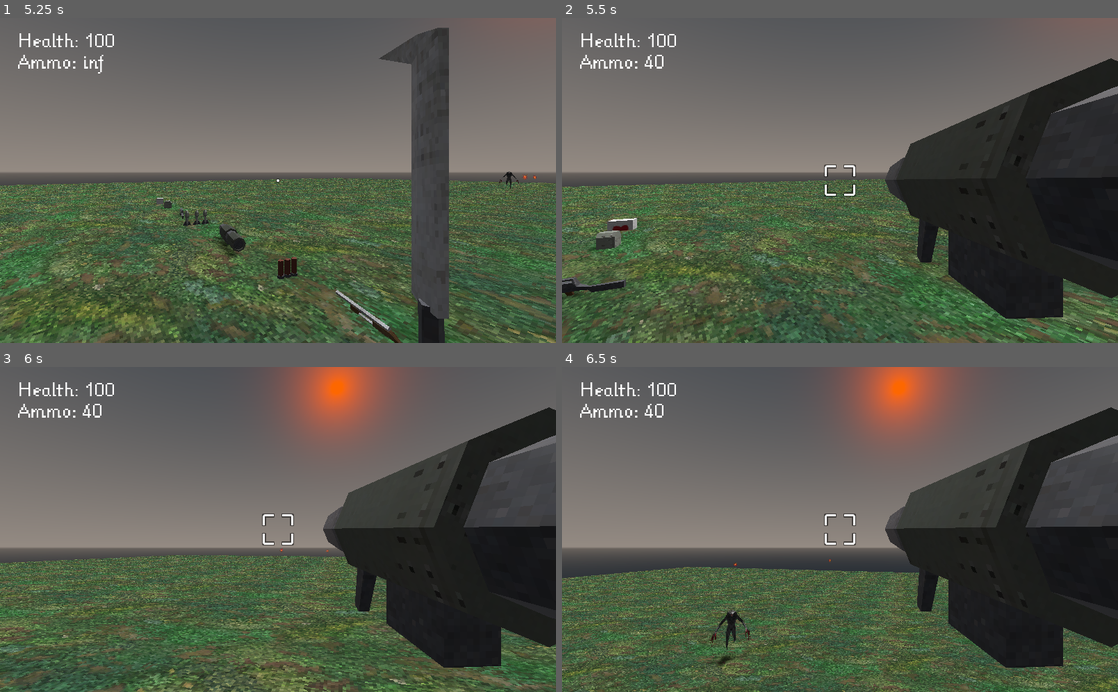
Above: before the commit, frames 1-4 (two rows, left to right).
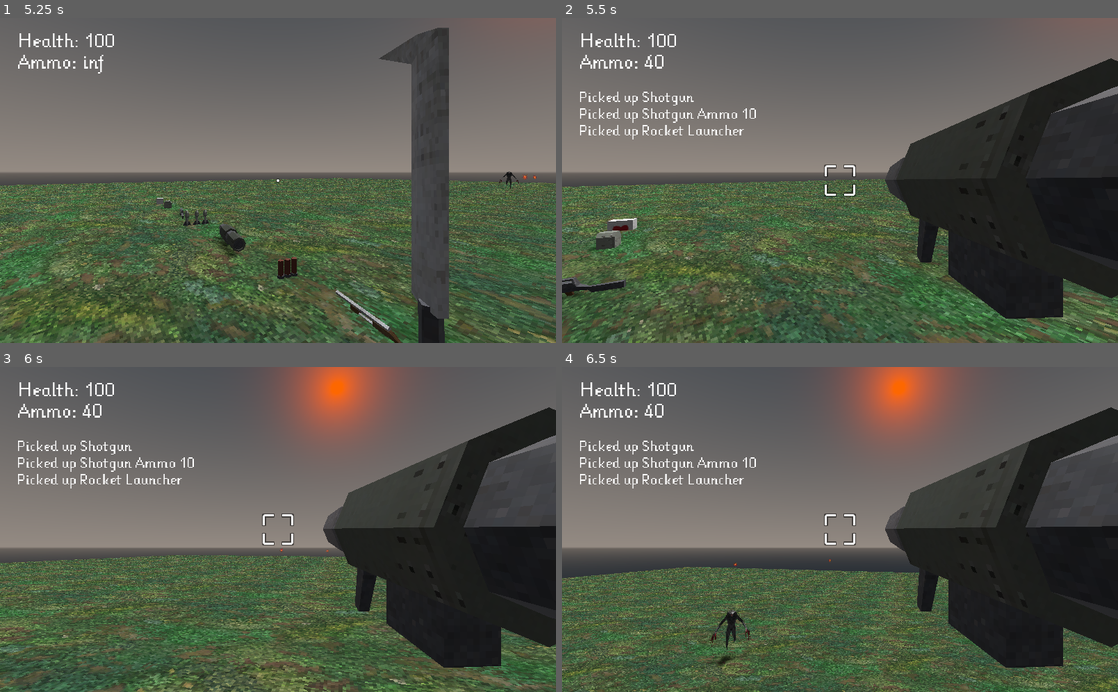
Above: after the commit, the same moments.

Repository: ikilinc1/-Godot-Engine-Retro-3D-FPS
Game: Godot game, scene res://World.tscn
The game is run twice, just before and just after one commit, with the same random seed, the same clock (stepped at 60 frames per second) and the same inputs.
Inputs (mouse positions are in pixels of both pictures, inside the frame that each line leads up to):
- Up to frame 1 (5.25 s): tap Enter at 0.5 s; move the mouse to (272, 187) at 0.52 s; press the mouse at (272, 187) at 0.53 s; hold W (move_forwards) 0.53-2.78 s; tap Space (jump) at 0.77, 1.52, 3.02, 3.77, 4.52 s; move the mouse to (316, 183) at 1.27 s; release the mouse at (316, 183) at 1.28 s; tap 1 at 1.35 s; move the mouse to (233, 177) at 2.02 s; tap 2 at 2.1 s; move the mouse to (283, 180) at 2.77 s; hold A (move_left) 2.78-3.53 s; tap 3 at 2.85 s; move the mouse to (255, 174) at 3.52 s; hold W (move_forwards) from 3.53 s (still down); tap 4 at 3.6 s; move the mouse to (305, 180) at 4.27 s; tap 5 at 4.35 s; tap R (restart) at 5 s; move the mouse to (250, 180) at 5.02 s; tap 6 at 5.1 s
- Up to frame 2 (5.5 s): keep holding W (move_forwards)
- Up to frame 3 (6 s): move the mouse to (289, 523) at 5.77 s; release W (move_forwards) at 5.78 s; hold D (move_right) from 5.78 s (still down); tap 7 at 5.85 s
- Up to frame 4 (6.5 s): keep holding D (move_right); tap Space (jump) at 6.02 s

Frame 1 is identical in both runs. In frame 2, 0.7% of the frame differs, in the area x 3-35%, y 22-38%; in frame 3, 0.7%; in frame 4, 0.7%.

Commit message:
added pickup info ui

Diff:
--- /dev/null
+++ b/Retro-3D-FPS/characters/player/PickupInfo.gd
@@ -0,0 +1,36 @@
+extends Label
+
+const MAX_LINES = 5
+var pickups_info = []
+
+func _ready():
+	text + ""
+
+func add_pickups_info(pickup_type, amount: int):
+	$RemoveInfoTimer.start()
+	match pickup_type:
+		Pickup.PICKUP_TYPES.MACHINE_GUN:
+			pickups_info.push_back("Picked up Machine Gun")
+		Pickup.PICKUP_TYPES.MACHINE_GUN_AMMO:
+			pickups_info.push_back("Picked up Machine Gun Ammo " + str(amount))
+		Pickup.PICKUP_TYPES.SHOTGUN:
+			pickups_info.push_back("Picked up Shotgun")
+		Pickup.PICKUP_TYPES.SHOTGUN_AMMO:
+			pickups_info.push_back("Picked up Shotgun Ammo " + str(amount))
+		Pickup.PICKUP_TYPES.ROCKET_LAUNCHER:
+			pickups_info.push_back("Picked up Rocket Launcher")
+		Pickup.PICKUP_TYPES.ROCKET_LAUNCHER_AMMO:
+			pickups_info.push_back("Picked up Rocket Launcher Ammo " + str(amount))
+	while pickups_info.size() >= MAX_LINES:
+		pickups_info.pop_front()
+	update_display()
+
+func remove_pickups_info():
+	if pickups_info.size() > 0:
+		pickups_info.pop_front()
+	update_display()
+
+func update_display():
+	text = ""
+	for pickups_info_text in pickups_info:
+		text += pickups_info_text + "\n"
--- a/Retro-3D-FPS/characters/player/Player.tscn
+++ b/Retro-3D-FPS/characters/player/Player.tscn
@@ -24,6 +24,8 @@
 [ext_resource path="res://ui/crypt_domino_1b.png" type="Texture" id=22]
 [ext_resource path="res://ui/KleintenDynFont.tres" type="DynamicFont" id=23]
 [ext_resource path="res://characters/player/StatsDisplay.gd" type="Script" id=24]
+[ext_resource path="res://characters/player/PickupInfo.gd" type="Script" id=25]
+[ext_resource path="res://ui/KLEINTEN.ttf" type="DynamicFontData" id=26]
 
 [sub_resource type="CapsuleShape" id=1]
 radius = 0.5
@@ -502,6 +504,10 @@
 "update": 1,
 "values": [ false ]
 }
+
+[sub_resource type="DynamicFont" id=24]
+size = 24
+font_data = ExtResource( 26 )
 
 [node name="Player" type="KinematicBody" groups=["player"]]
 collision_layer = 6
@@ -785,6 +791,17 @@
 anims/hurt = SubResource( 22 )
 anims/start = SubResource( 23 )
 
+[node name="PickupInfo" type="Label" parent="CanvasLayer"]
+margin_left = 33.0
+margin_top = 135.0
+margin_right = 295.0
+margin_bottom = 287.0
+custom_fonts/font = SubResource( 24 )
+script = ExtResource( 25 )
+
+[node name="RemoveInfoTimer" type="Timer" parent="CanvasLayer/PickupInfo"]
+wait_time = 2.0
+
 [connection signal="ammo_changed" from="Camera/WeaponManager" to="CanvasLayer/StatsDisplay" method="update_ammo"]
 [connection signal="fired" from="Camera/WeaponManager/Weapons/MachineGun" to="Camera/WeaponManager/Weapons/MachineGun/Graphics/MuzzleFlash" method="flash"]
 [connection signal="fired" from="Camera/WeaponManager/Weapons/Shotgun" to="Camera/WeaponManager/Weapons/Shotgun/Graphics/MuzzleFlash" method="flash"]
@@ -793,3 +810,5 @@
 [connection signal="healed" from="HealthManager" to="CanvasLayer/HealthEffects/AnimationPlayer" method="play" binds= [ "heal" ]]
 [connection signal="health_changed" from="HealthManager" to="CanvasLayer/StatsDisplay" method="update_health"]
 [connection signal="hurt" from="HealthManager" to="CanvasLayer/HealthEffects/AnimationPlayer" method="play" binds= [ "hurt" ]]
+[connection signal="got_pickup" from="PickupManager" to="CanvasLayer/PickupInfo" method="add_pickups_info"]
+[connection signal="timeout" from="CanvasLayer/PickupInfo/RemoveInfoTimer" to="CanvasLayer/PickupInfo" method="remove_pickups_info"]
Not shown: 1 places in Retro-3D-FPS/characters/player/Player.tscn that only renumber resources
